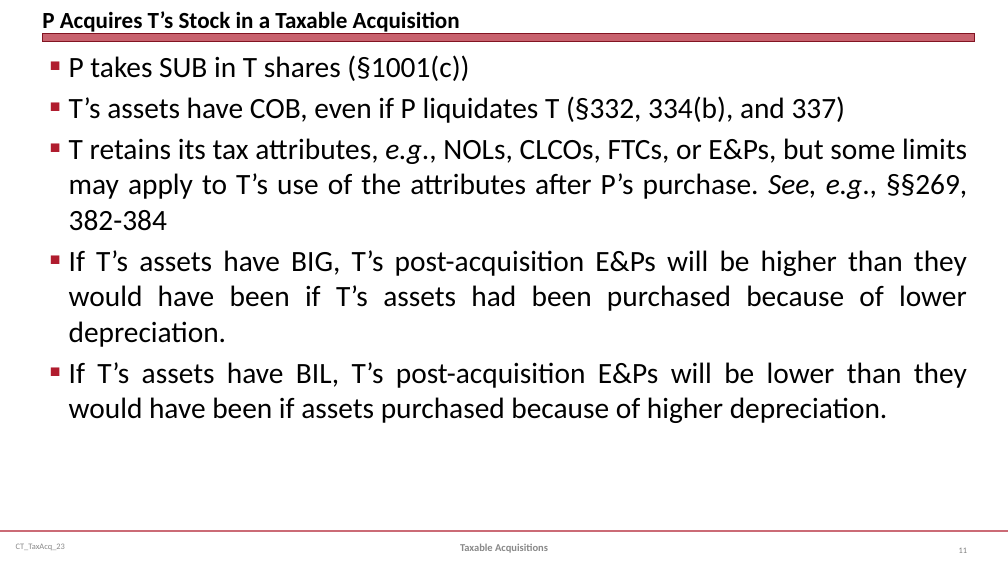
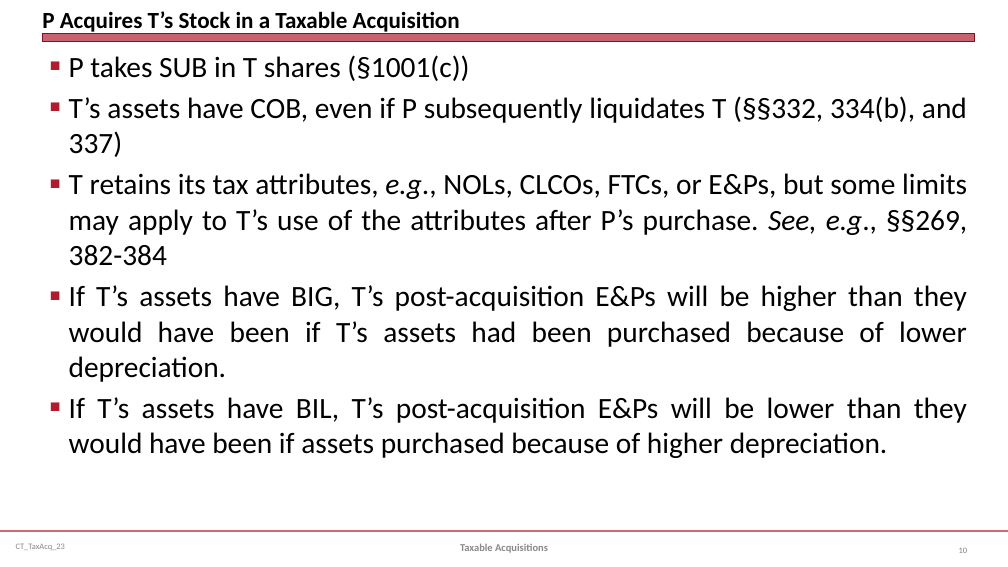
Before and after one commit to jmc877/Corporate-Tax, a slide deck: slide 10 of slides/CT_TaxAcq_23.pptx (slide 11 before the commit). Drawn at 1008x567 pixels with LibreOffice and Linux fonts; fonts in the diff are those of the drawing. Boxes give left, top, right and bottom in pixels: in the first picture for what was removed or moved away, otherwise in the second. Text is boxed around its words. In the diff, an @@ line names an element or a change of style, - is before the commit and + after.

```diff
--- a/slides/CT_TaxAcq_23.pptx
+++ b/slides/CT_TaxAcq_23.pptx
@@ text at (69, 96, 967, 157): text changed @@
-■ T’s assets have COB, even if P liquidates T (§332, 334(b), and 337)
+■ T’s assets have COB, even if P subsequently liquidates T (§§332, 334(b), and 337)
```
Also in this commit, not shown: 1 other slide changed, 1 slide removed, 4 other files.
